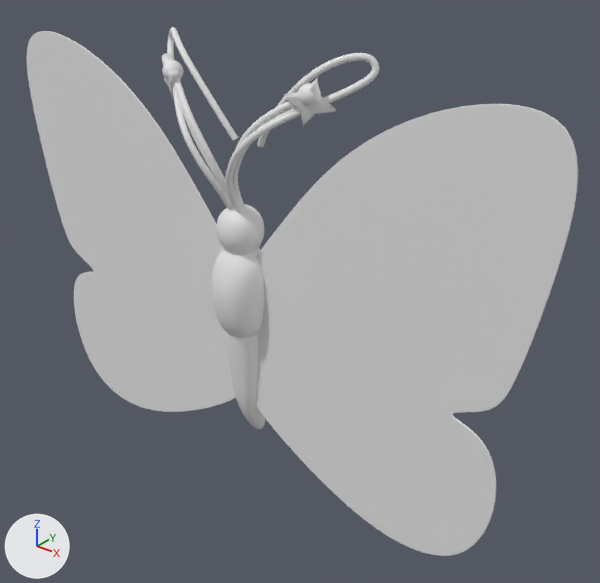
The glTF model 3DButterfly/crescent.glb, before and after one commit.
Rendered twice from a camera (50 mm lens) standing at (3.22, -3.46, 2.33) and looking at (0.29, 0.2, 0.06). Arrows for +X, +Y and +Z are at lower left; the lights stay in place. The first picture is the older version. Vertices at exactly the same position are counted once.

In view in the first picture: 'Antenna_ball_crescent', 'Antenna_crescent_crescent', 'Antenna_star_crescent', 'Body_crescent', 'Wing_L_crescent', 'Wing_R_crescent'.
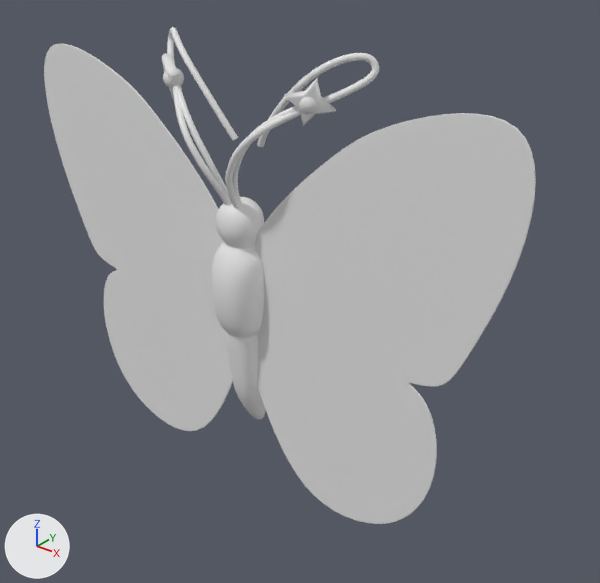
What the commit changed:
me_béziercurve_005 is used by ob_antenna_ball_crescent; location (0.0, 0.0, 0.62).
me_béziercurve_005 had 1892 vertices, 3704 faces and spanned x -0.578..0.579, y -0.177..0.066, z -0.055..0.79.
me_béziercurve_005 now has 1892 vertices, 3704 faces and spans x -0.578..0.579, y -0.177..0.066, z -0.095..0.749.
me_béziercurve_005 part 1: the whole mesh is moved by (0.0, 0.0, -0.04).
me_cube is used by ob_body_crescent; location (0.0, 0.0, 0.04).
me_cube had 10050 vertices, 20096 faces and spanned x -0.18..0.18, y -0.2..0.18, z -1.1..0.58.
me_cube now has 10050 vertices, 20096 faces and spans x -0.18..0.18, y -0.2..0.18, z -1.02..0.63.
me_cube part 2: all 5217 vertices in x -0.18..0.18, y -0.19..0.18, z 0.1..0.58 are moved by (0.0, 0.0, 0.04).
me_cube part 3: 1377 of 10050 vertices moved; they spanned x -0.11..0.11, y -0.09..0.17, z -1.1..-0.54 and now span x -0.11..0.11, y -0.09..0.17, z -1.02..-0.53; mean shift (0.0, 0.0, 0.06); largest move (-0.05, 0.11, -1.02) -> (-0.06, 0.11, -0.94).
Other edits to the shape of me_cube do not show in these pictures.
me_cube_002 is used by ob_wing_l_crescent; location (0.0, 0.0, 0.04).
me_cube_002 had 7170 vertices, 14336 faces and spanned x -2.0..0.0, y -0.01..0.01, z -1.33..1.43.
me_cube_002 now has 7170 vertices, 14336 faces and spans x -1.82..0.0, y -0.01..0.01, z -1.35..1.36.
me_cube_002 part 4: 6851 of 7170 vertices moved; they spanned x -2.0..0.0, y -0.01..0.01, z -1.33..1.43 and now span x -1.82..0.0, y -0.01..0.01, z -1.35..1.36; mean shift (0.17, 0.0, 0.05); largest move (-1.24, 0.0, -1.33) -> (-0.75, 0.0, -1.35).
me_cube_003 is used by ob_wing_r_crescent; location (0.0, 0.0, 0.04).
me_cube_003 had 7170 vertices, 14336 faces and spanned x 0.0..2.0, y -0.01..0.01, z -1.33..1.43.
me_cube_003 now has 7170 vertices, 14336 faces and spans x 0.0..1.82, y -0.01..0.01, z -1.35..1.36.
me_cube_003 part 5: 6851 of 7170 vertices moved; they spanned x 0.0..2.0, y -0.01..0.01, z -1.33..1.43 and now span x 0.0..1.82, y -0.01..0.01, z -1.35..1.36; mean shift (-0.17, 0.0, 0.05); largest move (1.24, 0.0, -1.33) -> (0.75, 0.0, -1.35).

Pixel boxes [x1, y1, x2, y2] of what changed, in the pictures (600 x 583 px; the box of a moved part takes in the faces that stretch with it):
'Wing_R_crescent', reshaped (13% narrower, 9% shorter)
    before: [255, 104, 578, 556]
    after: [255, 113, 536, 524]
'Wing_L_crescent', reshaped (10% narrower)
    before: [27, 31, 236, 412]
    after: [44, 44, 233, 431]
'Body_crescent', reshaped
    before: [212, 204, 265, 429]
    after: [212, 197, 266, 420]
'Antenna_ball_crescent', moved
    before: [162, 60, 321, 209]
    after: [163, 68, 317, 202]
part 2 of me_cube, moved or reshaped
    before: [212, 204, 264, 292]
    after: [212, 197, 264, 287]
part 3 of me_cube, moved or reshaped
    before: [230, 365, 265, 429]
    after: [229, 363, 266, 420]
